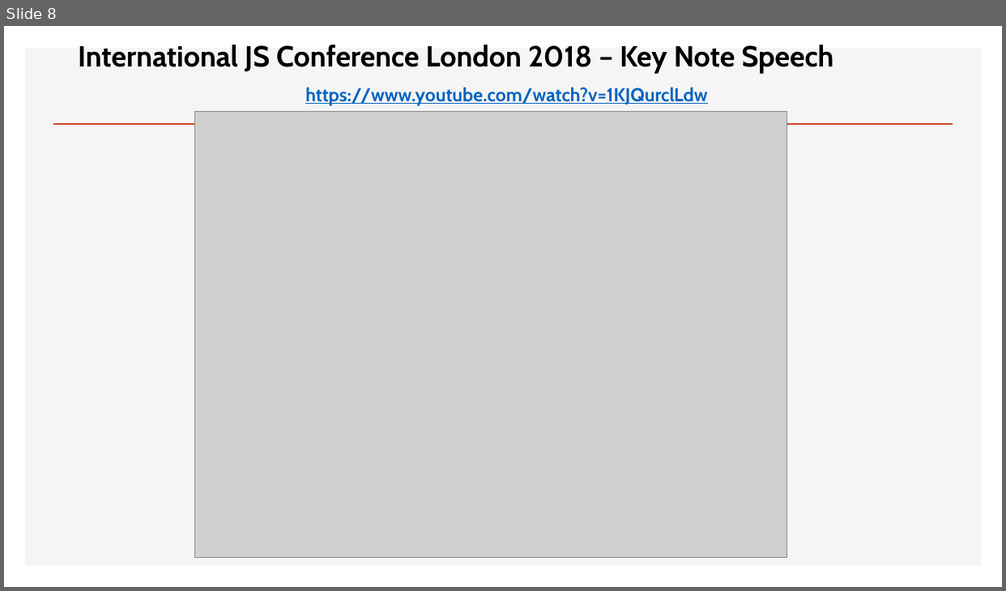
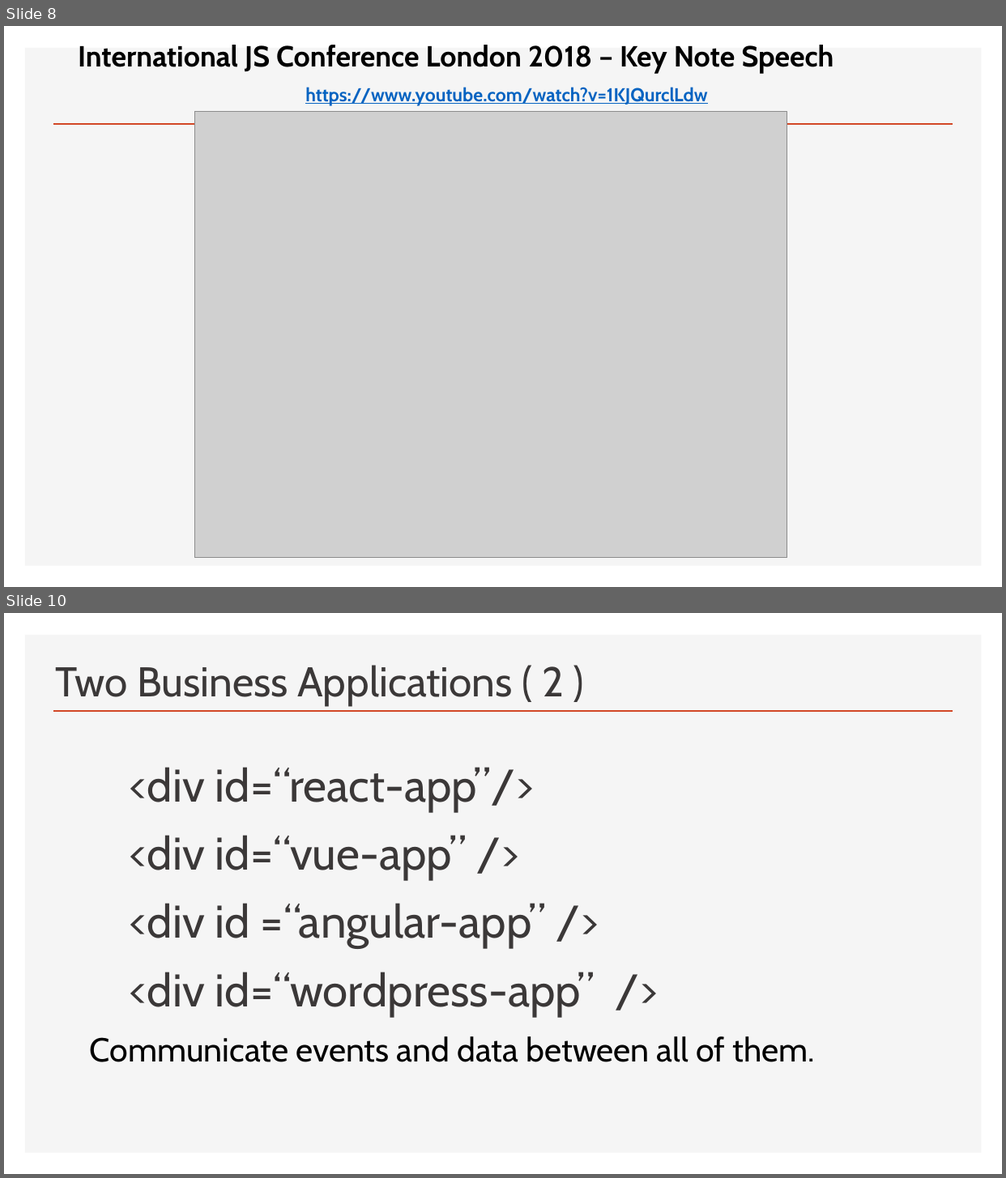
Before and after one commit to iwswordpress/ndc-london-web-components, a slide deck: talk.pptx. Shown one above the other, each under a label of ours: slide 8 before the commit, slides 8 and 10 after it; the slides between them are not shown. The pictures are 1006x591 and 1006x1178 pixels, drawn with LibreOffice and Linux fonts; fonts in the diff are those of the drawing; grey boxes stand for pictures. Boxes give left, top, right and bottom in pixels: in the first picture for what was removed or moved away, otherwise in the second. Text is boxed around its words. In the diff, an @@ line names an element or a change of style, - is before the commit and + after.

```diff
--- a/talk.pptx
+++ b/talk.pptx
@@ slide 10 added at [4, 613, 1002, 1174], background #FFFFFF; not listed: 2 template elements that a slide beside it also shows @@
@@ title added at [56, 665, 564, 705], 40 pt, text #3B3838 @@
+Two Business Applications ( 2 )
@@ text added at [129, 767, 594, 1017], 44 pt, text #3B3838 @@
+<div id=“react-app”/>
+<div id=“vue-app” />
+<div id =“angular-app” />
+<div id=“wordpress-app” />
@@ text added at [90, 1037, 816, 1063], 32 pt, text #000000 @@
+Communicate events and data between all of them.
```
Also in this commit, not shown: 3 slides changed, 1 other slide added.
